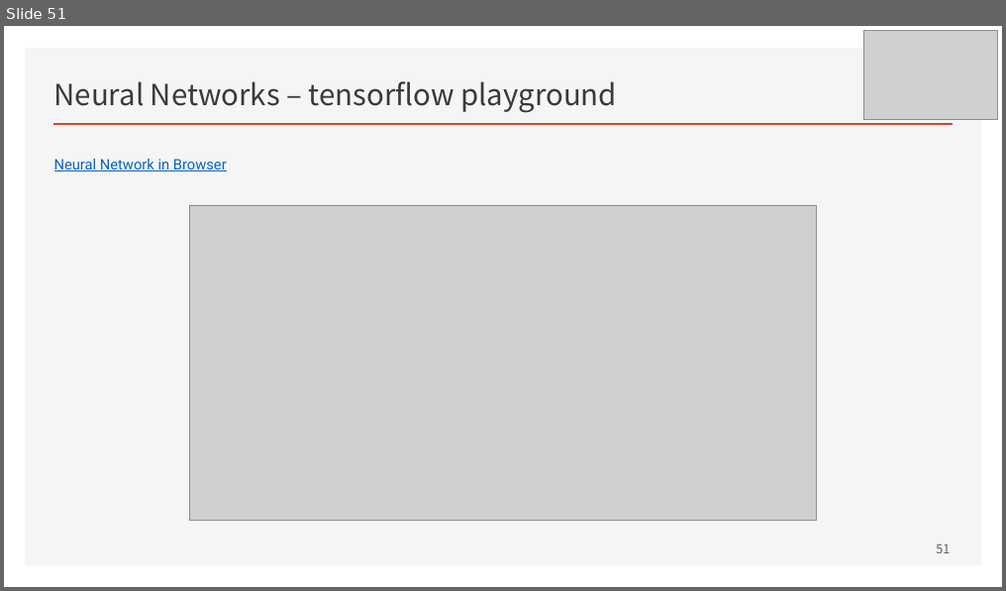
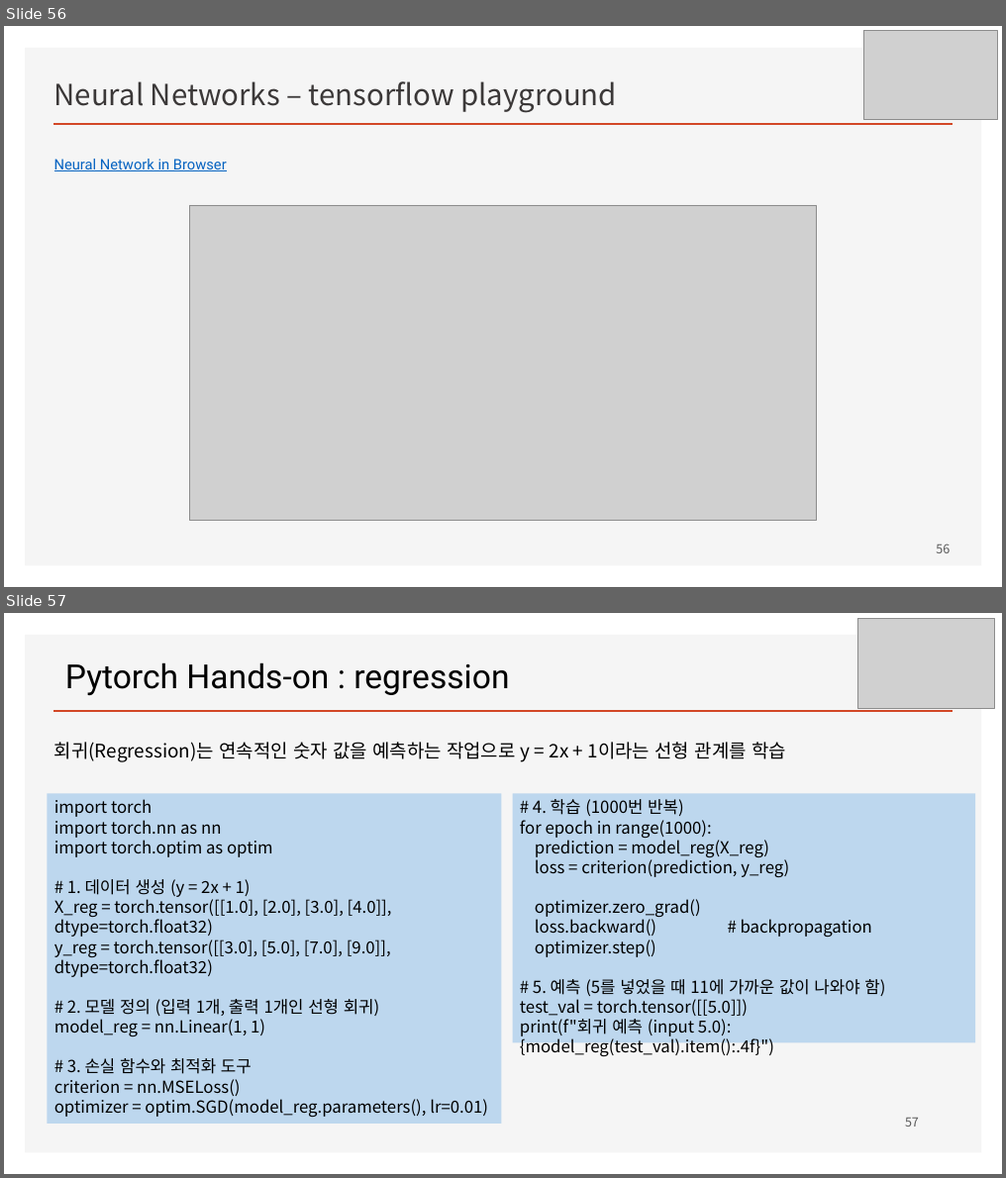
Before and after one commit to ancestor9/mathematics-for-machine-learning, a slide deck: Linear_Algebra/w4_Perceptron_Regression.pptx. Shown one above the other, each under a label of ours: slide 51 before the commit, slides 56 and 57 after it. The pictures are 1006x591 and 1006x1178 pixels, drawn with LibreOffice and Linux fonts; fonts in the diff are those of the drawing; grey boxes stand for pictures; background and template pictures are left out. Boxes give left, top, right and bottom in pixels: in the first picture for what was removed or moved away, otherwise in the second. Text is boxed around its words. In the diff, an @@ line names an element or a change of style, - is before the commit and + after.

```diff
--- a/Linear_Algebra/w4_Perceptron_Regression.pptx
+++ b/Linear_Algebra/w4_Perceptron_Regression.pptx
@@ slide 57 added at box(4, 613, 1002, 1174), background #FFFFFF; not listed: 2 template elements that a slide beside it also shows @@
@@ picture added at box(858, 619, 994, 710) @@
@@ text added at box(65, 663, 509, 695), 32 pt, text #000000 @@
+Pytorch Hands-on : regression
@@ text added at box(54, 742, 786, 762), 18 pt, text #000000 @@
+회귀(Regression)는 연속적인 숫자 값을 예측하는 작업으로 y = 2x + 1이라는 선형 관계를 학습
@@ rectangle added at box(47, 793, 501, 1124), fill #BDD7EE, 16 pt, text #000000 @@
+import torch
+import torch.nn as nn
+import torch.optim as optim
+# 1. 데이터 생성 (y = 2x + 1)
+X_reg = torch.tensor([[1.0], [2.0], [3.0], [4.0]], dtype=torch.float32)
+y_reg = torch.tensor([[3.0], [5.0], [7.0], [9.0]], dtype=torch.float32)
+# 2. 모델 정의 (입력 1개, 출력 1개인 선형 회귀)
+model_reg = nn.Linear(1, 1)
+# 3. 손실 함수와 최적화 도구
+criterion = nn.MSELoss()
+optimizer = optim.SGD(model_reg.parameters(), lr=0.01)
@@ rectangle added at box(512, 793, 976, 1043), fill #BDD7EE, 16 pt, text #000000 @@
+# 4. 학습 (1000번 반복)
+for epoch in range(1000):
+prediction = model_reg(X_reg)
+loss = criterion(prediction, y_reg)
+optimizer.zero_grad()
+loss.backward() # backpropagation
+optimizer.step()
+# 5. 예측 (5를 넣었을 때 11에 가까운 값이 나와야 함)
+test_val = torch.tensor([[5.0]])
+print(f"회귀 예측 (input 5.0): {model_reg(test_val).item():.4f}")
@@ page number added at box(905, 1118, 919, 1127), 12 pt, text #595959 @@
+57
@@ what was slide 51 is now slide 56 @@
@@ page number at box(936, 544, 949, 554): text changed @@
-51
+56
```
Also in this commit, not shown: 4 slides changed, 8 other slides added.
